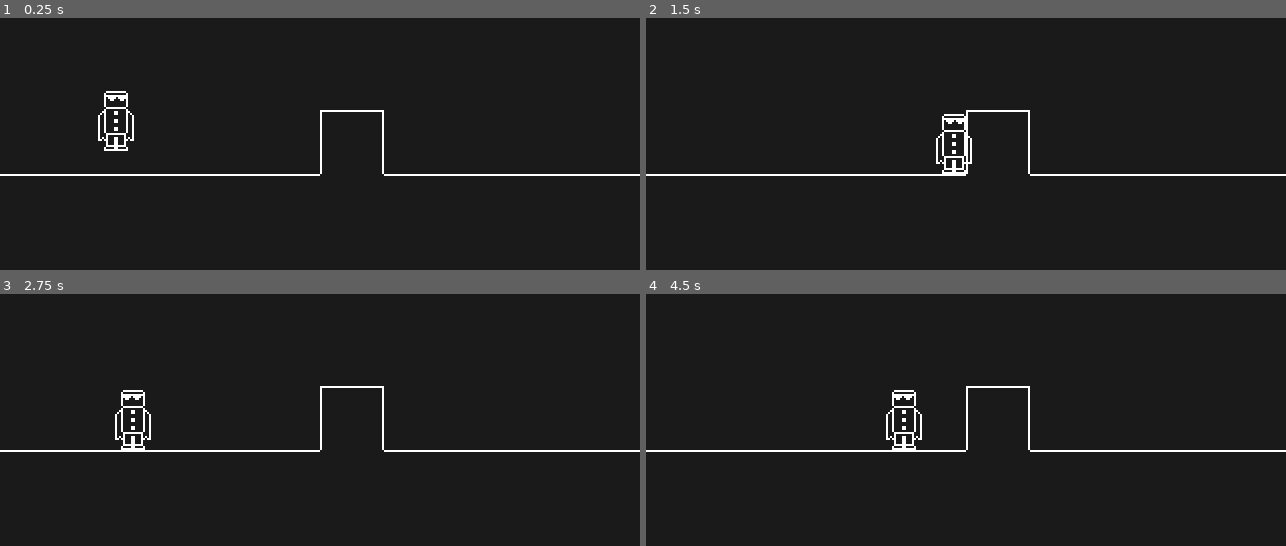
Above: before the commit, frames 1-4 (two rows, left to right).
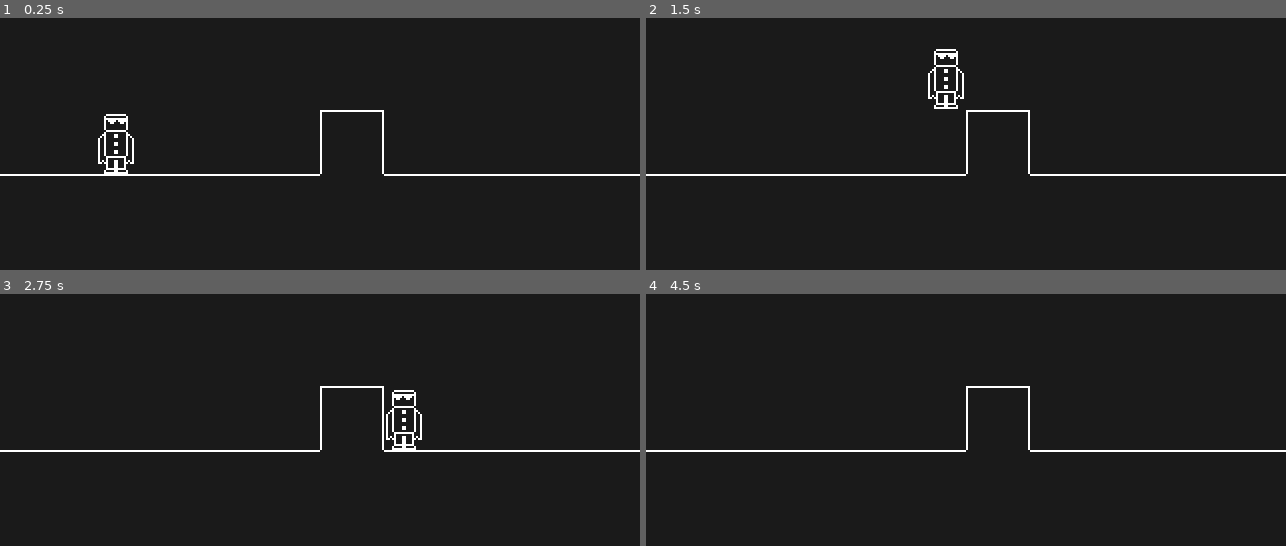
Above: after the commit, the same moments.

Repository: Kiel97/bialjam2019
Game: Godot game, scene res://Levels/Level.tscn
Two runs of this game, one before a commit and one after it. Both use one fixed random seed, a clock stepped at 60 frames per second and the inputs below. The project has no main scene, so this scene is started directly.
Inputs:
- Up to frame 1 (0.25 s): no input
- Up to frame 2 (1.5 s): hold Right (move_right) from 0.53 s (still down); tap Up (jump) at 0.6, 0.77, 1.07, 1.35 s
- Up to frame 3 (2.75 s): tap Up (jump) at 1.52, 1.82, 2.1 s; release Right (move_right) at 2.03 s; hold Left (move_left) from 2.03 s (still down)
- Up to frame 4 (4.5 s): release Left (move_left) at 2.78 s; hold Right (move_right) 2.78-4.28 s; tap Up (jump) at 2.85, 3.02, 3.32, 3.6, 3.77, 4.07, 4.35 s; tap Enter at 4.25 s; hold Left (move_left) from 4.28 s (still down)

The runs differ from the first frame. In frame 1, 0.7% of the frame differs, in the area x 15-21%, y 28-62%; in frame 2, 0.9%; in frame 3, 0.9%, in the area x 17-66%, y 38-62%; in frame 4, 0.5%.

Commit message:
Added basic jumping

Diff:
--- a/Bialjam2019/Hero/Hero.gd
+++ b/Bialjam2019/Hero/Hero.gd
@@ -1,7 +1,8 @@
 extends KinematicBody2D
 
 const MOVE_SPEED = 125
-const GRAVITY = 250
+const JUMP_SPEED = -300
+const GRAVITY = 1000
 
 var velocity : Vector2 = Vector2()
 
@@ -28,3 +29,7 @@
 	if left:
 		velocity.x -= MOVE_SPEED
 		$Sprite.flip_h = true
+	if jump and is_on_floor():
+		print(velocity.y)
+		velocity.y = JUMP_SPEED
+		print(velocity.y)
--- a/Bialjam2019/Hero/Hero.tscn
+++ b/Bialjam2019/Hero/Hero.tscn
@@ -4,7 +4,7 @@
 [ext_resource path="res://Hero/Hero.png" type="Texture" id=2]
 
 [sub_resource type="RectangleShape2D" id=1]
-extents = Vector2( 6, 15 )
+extents = Vector2( 10, 15 )
 
 [node name="Hero" type="KinematicBody2D"]
 script = ExtResource( 1 )
